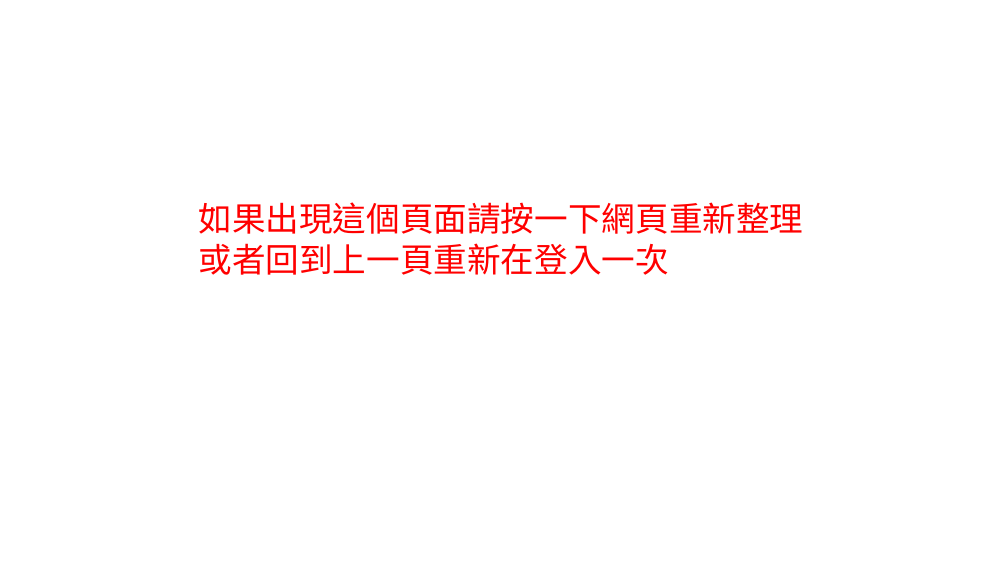
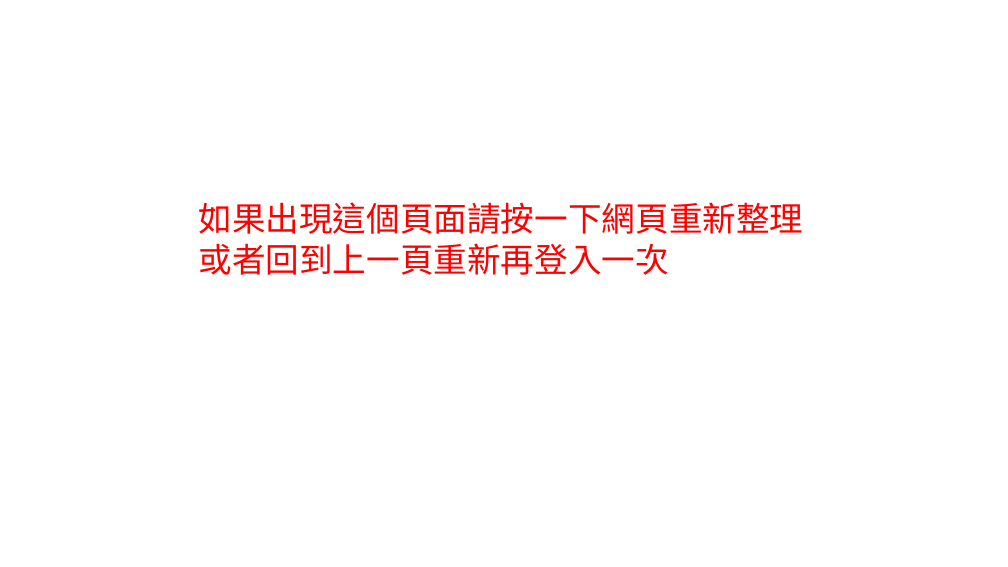
Before and after one commit to chiustin/NTHU_Application-of-Data-Science-and-Deep-Machine-Learning-in-Chemical-Engineering, a slide deck: slide 5 of Python/Midterm/GithubClassroom.pptx. Drawn at 1008x567 pixels with LibreOffice and Linux fonts; fonts in the diff are those of the drawing; background and template pictures are left out. Boxes give left, top, right and bottom in pixels: in the first picture for what was removed or moved away, otherwise in the second. Text is boxed around its words. In the diff, an @@ line names an element or a change of style, - is before the commit and + after.

```diff
--- a/Python/Midterm/GithubClassroom.pptx
+++ b/Python/Midterm/GithubClassroom.pptx
@@ text at (198,243,669,275): text changed @@
-或者回到上一頁重新在登入一次
+或者回到上一頁重新再登入一次
```
Also in this commit, not shown: 1 other slide changed, 1 slide added, 1 slide removed.
